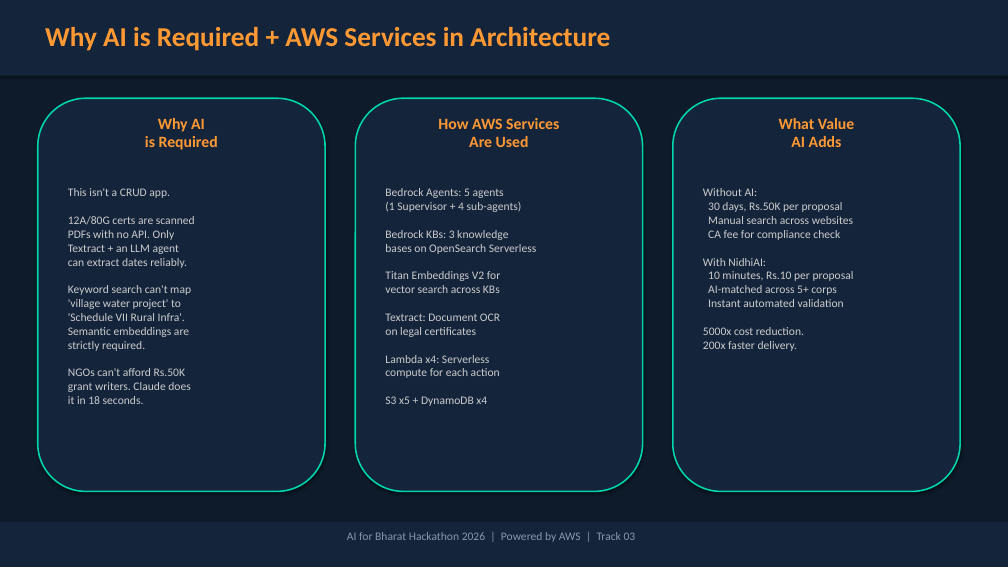
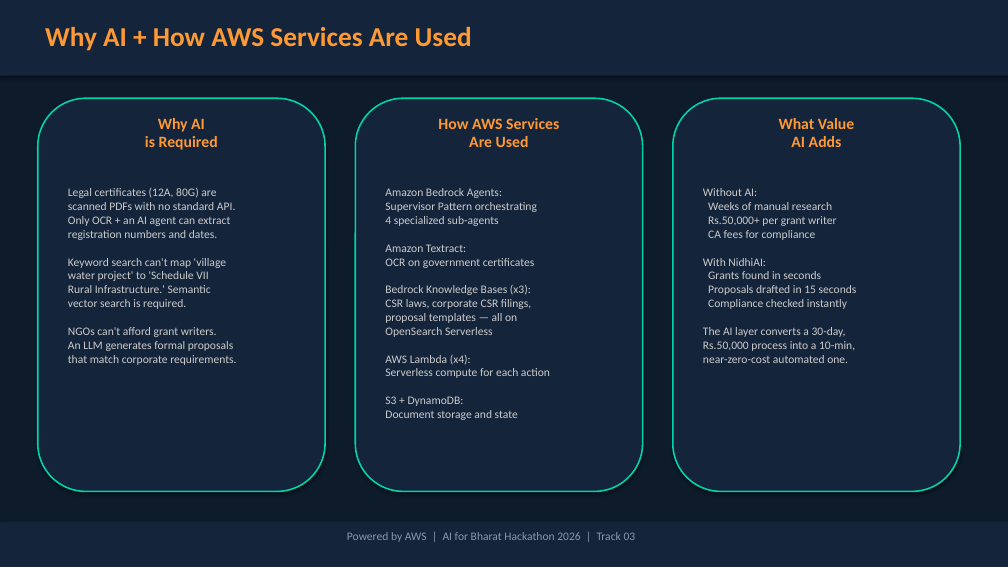
Before and after one commit to Sid-V5/NidhiAi, a slide deck: slide 3 of NidhiAI_Prototype_Submission.pptx. Drawn at 1008x567 pixels with LibreOffice and Linux fonts; fonts in the diff are those of the drawing. Boxes give left, top, right and bottom in pixels: in the first picture for what was removed or moved away, otherwise in the second. Text is boxed around its words. In the diff, an @@ line names an element or a change of style, - is before the commit and + after.

```diff
--- a/NidhiAI_Prototype_Submission.pptx
+++ b/NidhiAI_Prototype_Submission.pptx
@@ text at bbox=[45, 27, 472, 51]: text changed @@
-Why AI is Required + AWS Services in Architecture
+Why AI + How AWS Services Are Used
@@ text at bbox=[68, 188, 236, 365]: text changed @@
-This isn't a CRUD app.
-12A/80G certs are scanned
-PDFs with no API. Only
-Textract + an LLM agent
-can extract dates reliably.
-Keyword search can't map
-'village water project' to
-'Schedule VII Rural Infra'.
-Semantic embeddings are
-strictly required.
-NGOs can't afford Rs.50K
-grant writers. Claude does
-it in 18 seconds.
+Legal certificates (12A, 80G) are
+scanned PDFs with no standard API.
+Only OCR + an AI agent can extract
+registration numbers and dates.
+Keyword search can't map 'village
+water project' to 'Schedule VII
+Rural Infrastructure.' Semantic
+vector search is required.
+NGOs can't afford grant writers.
+An LLM generates formal proposals
+that match corporate requirements.
@@ text at bbox=[385, 188, 550, 420]: text changed @@
-Bedrock Agents: 5 agents
-(1 Supervisor + 4 sub-agents)
-Bedrock KBs: 3 knowledge
-bases on OpenSearch Serverless
-Titan Embeddings V2 for
-vector search across KBs
-Textract: Document OCR
-on legal certificates
-Lambda x4: Serverless
-compute for each action
-S3 x5 + DynamoDB x4
+Amazon Bedrock Agents:
+Supervisor Pattern orchestrating
+4 specialized sub-agents
+Amazon Textract:
+OCR on government certificates
+Bedrock Knowledge Bases (x3):
+CSR laws, corporate CSR filings,
+proposal templates — all on
+OpenSearch Serverless
+AWS Lambda (x4):
+Serverless compute for each action
+S3 + DynamoDB:
+Document storage and state
@@ text at bbox=[703, 188, 857, 363]: text changed @@
-Without AI:
-30 days, Rs.50K per proposal
-Manual search across websites
-CA fee for compliance check
-With NidhiAI:
-10 minutes, Rs.10 per proposal
-AI-matched across 5+ corps
-Instant automated validation
-5000x cost reduction.
-200x faster delivery.
+Without AI:
+Weeks of manual research
+Rs.50,000+ per grant writer
+CA fees for compliance
+With NidhiAI:
+Grants found in seconds
+Proposals drafted in 15 seconds
+Compliance checked instantly
+The AI layer converts a 30-day,
+Rs.50,000 process into a 10-min,
+near-zero-cost automated one.
@@ text at bbox=[347, 532, 636, 542]: text changed @@
-AI for Bharat Hackathon 2026 | Powered by AWS | Track 03
+Powered by AWS | AI for Bharat Hackathon 2026 | Track 03
```
Also in this commit, not shown: 13 other slides changed, 10 other files.
